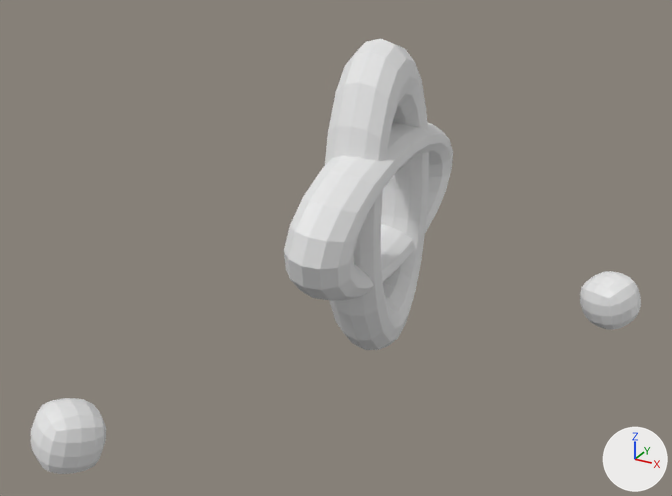
A saved change to the FBX model Assets/Models/relic2.fbx.
The view is the same before and after, from a 50 mm camera at (6.27, -12.86, 8.18) aimed at (-0.57, -0.42, 1.96). Lighting does not change. The marker at lower right points along +X, +Y and +Z.

The older version as bpy lines, for what is in view:
```python
me_cube_003 = bpy.data.meshes.new('Cube.003')
me_cube_003.from_pydata(...)  # 98 vertices, 96 faces; spans x -0.553..0.553, y -0.553..0.553, z -0.553..0.553
me_cube_004 = bpy.data.meshes.new('Cube.004')
me_cube_004.from_pydata(...)  # 98 vertices, 96 faces; spans x -0.553..0.553, y -0.553..0.553, z -0.553..0.553
me_torus = bpy.data.meshes.new('Torus')
me_torus.from_pydata(...)  # 240 vertices, 240 faces; spans x -2.69..2.69, y -0.5..0.5, z -1.29..1.29
me_torus_001 = bpy.data.meshes.new('Torus.001')
me_torus_001.from_pydata(...)  # 240 vertices, 240 faces; spans x -1.29..1.29, y -0.5..0.5, z -2.69..2.69
ob_cube_000 = bpy.data.objects.new('Cube.000', me_cube_004)
ob_cube_000.parent = ob_beziercircle_001
ob_cube_000.location = (1.972, 0.032, -0.0127)
ob_cube_000.rotation_euler = (-0.746, -2.319, -1.626)  # degrees (-43, -133, -93)
ob_cube_000.scale = (0.324, 0.324, 0.324)
ob_cube_001 = bpy.data.objects.new('Cube.001', me_cube_003)
ob_cube_001.parent = ob_beziercircle
ob_cube_001.location = (1.972, 0.032, -0.0127)
ob_cube_001.rotation_euler = (0.746, 2.319, 1.516)  # degrees (43, 133, 87)
ob_cube_001.scale = (0.324, 0.324, 0.324)
ob_torus = bpy.data.objects.new('Torus', me_torus)
ob_torus.location = (0.0, -0.03, 2.71)
ob_torus.rotation_euler = (0.117, 0.0, 1.624)  # degrees (6.7, 0, 93)
ob_torus_001 = bpy.data.objects.new('Torus.001', me_torus_001)
ob_torus_001.location = (-0.03, 0.0, 2.71)
ob_torus_001.rotation_euler = (0.0, 0.0, 1.624)  # degrees (0, 0, 93)
```
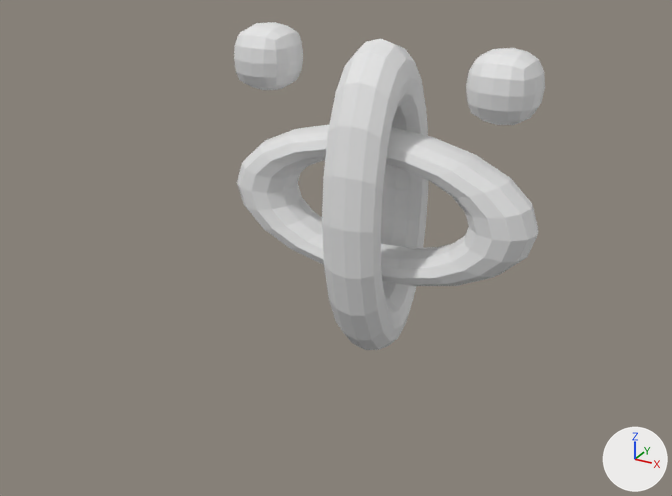
Changed parts and their boxes (x1, y1, x2, y2) in the pictures (672 x 496 px):
'Torus', turned
    before: (284, 122, 453, 301)
    after: (237, 125, 538, 286)
'Cube.000', moved, turned, rescaled
    before: (31, 398, 106, 474)
    after: (234, 22, 303, 90)
'Cube.001', moved, turned, rescaled
    before: (580, 271, 641, 329)
    after: (466, 48, 545, 125)

What the commit changed:
In object 'Cube.000' (ob_cube_000), parent is no longer ob_beziercircle_001.
Object 'Cube.000' (ob_cube_000) is rescaled from (0.324, 0.324, 0.324) to (1.0, 1.0, 1.0).
Object 'Cube.000' (ob_cube_000) moves from (1.972, 0.032, -0.0127) to (-2.111, 0.0844, 4.893).
Object 'Cube.000' (ob_cube_000) turns from (-43, -133, -93) to (0, 0, -180) degrees about x, y and z.
In object 'Cube.001' (ob_cube_001), parent is no longer ob_beziercircle.
Object 'Cube.001' (ob_cube_001) turns from (43, 133, 87) to (0, 0, 0) degrees about x, y and z.
Object 'Cube.001' (ob_cube_001) is rescaled from (0.324, 0.324, 0.324) to (1.0, 1.0, 1.0).
Object 'Cube.001' (ob_cube_001) moves from (1.972, 0.032, -0.0127) to (2.001, 0.0, 4.893).
Object 'Torus' (ob_torus) turns from (6.7, 0, 93) to (-180, 0, 0) degrees about x, y and z.
